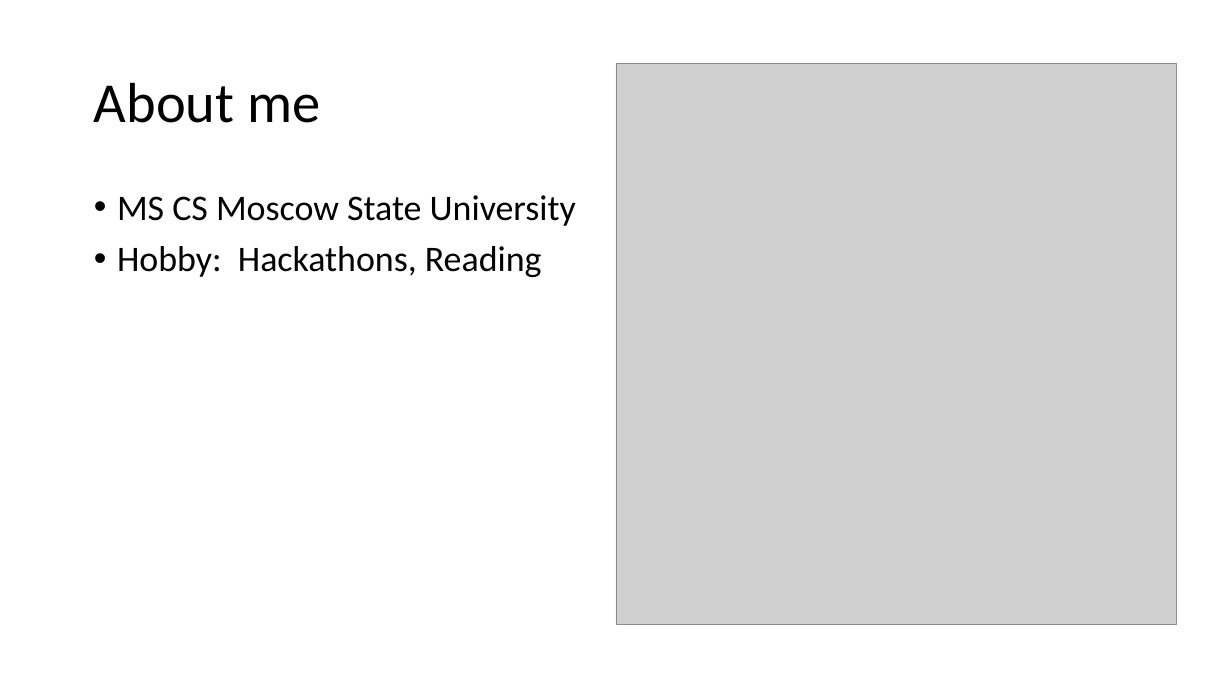
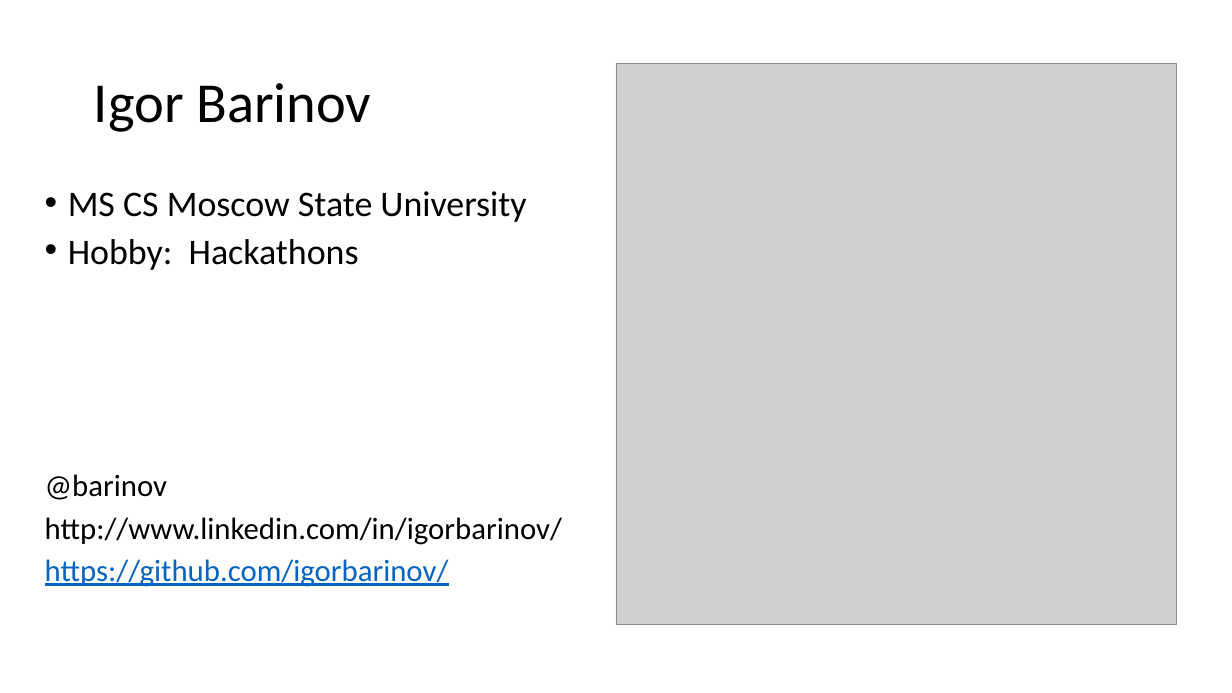
Before and after one commit to igorbarinov/blockchainnow, a slide deck: slide 8 of presentation/blockchain_now.pptx (slide 7 before the commit). Drawn at 1232x693 pixels with LibreOffice and Linux fonts; fonts in the diff are those of the drawing; grey boxes stand for pictures. Boxes give left, top, right and bottom in pixels: in the first picture for what was removed or moved away, otherwise in the second. Text is boxed around its words. In the diff, an @@ line names an element or a change of style, - is before the commit and + after.

```diff
--- a/presentation/blockchain_now.pptx
+++ b/presentation/blockchain_now.pptx
@@ title at (94, 83, 371, 132): text changed @@
-About me
+Igor Barinov
@@ text "MS CS Moscow State University": place and size @@
-text "MS CS Moscow State University" at (117, 195, 576, 277)
+text "MS CS Moscow State University" at (45, 191, 562, 587)
@@ text at (68, 191, 526, 222): line spacing 0.9 to 0.8 @@
@@ text at (45, 239, 562, 587): text changed; size 28 to 24 pt @@
-• Hobby: Hackathons, Reading
+• Hobby: Hackathons
+@barinov
+http://www.linkedin.com/in/igorbarinov/
+https://github.com/igorbarinov/
```
Also in this commit, not shown: 1 other slide changed, 2 slides added, 1 slide removed, 8 other files.
